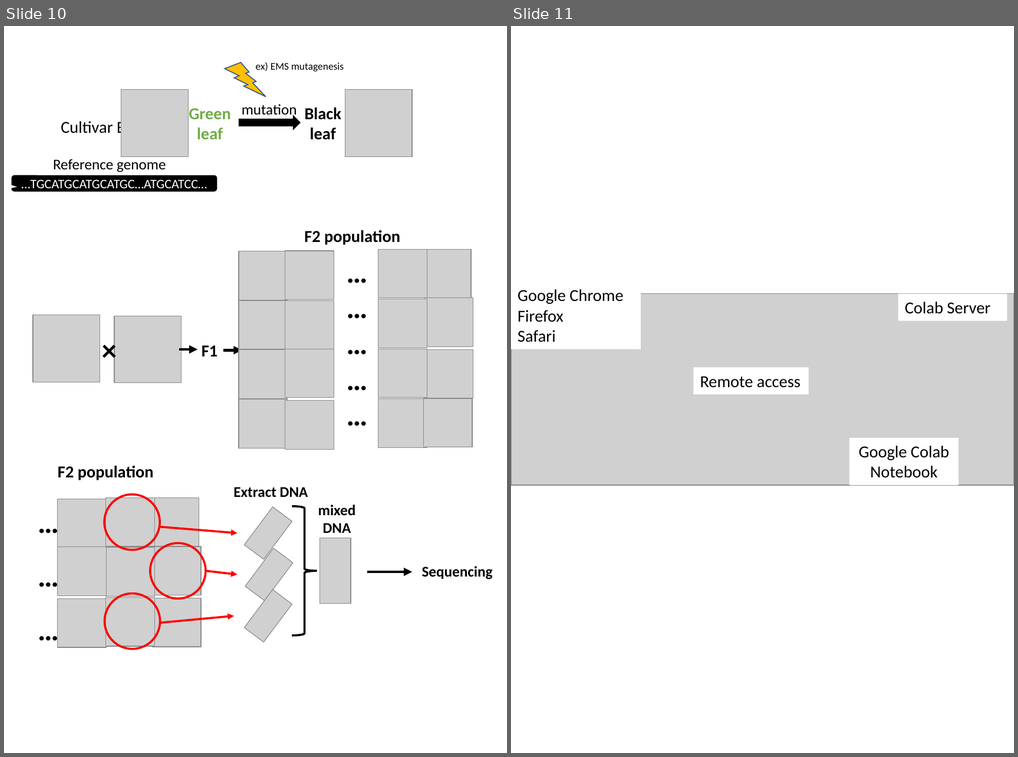
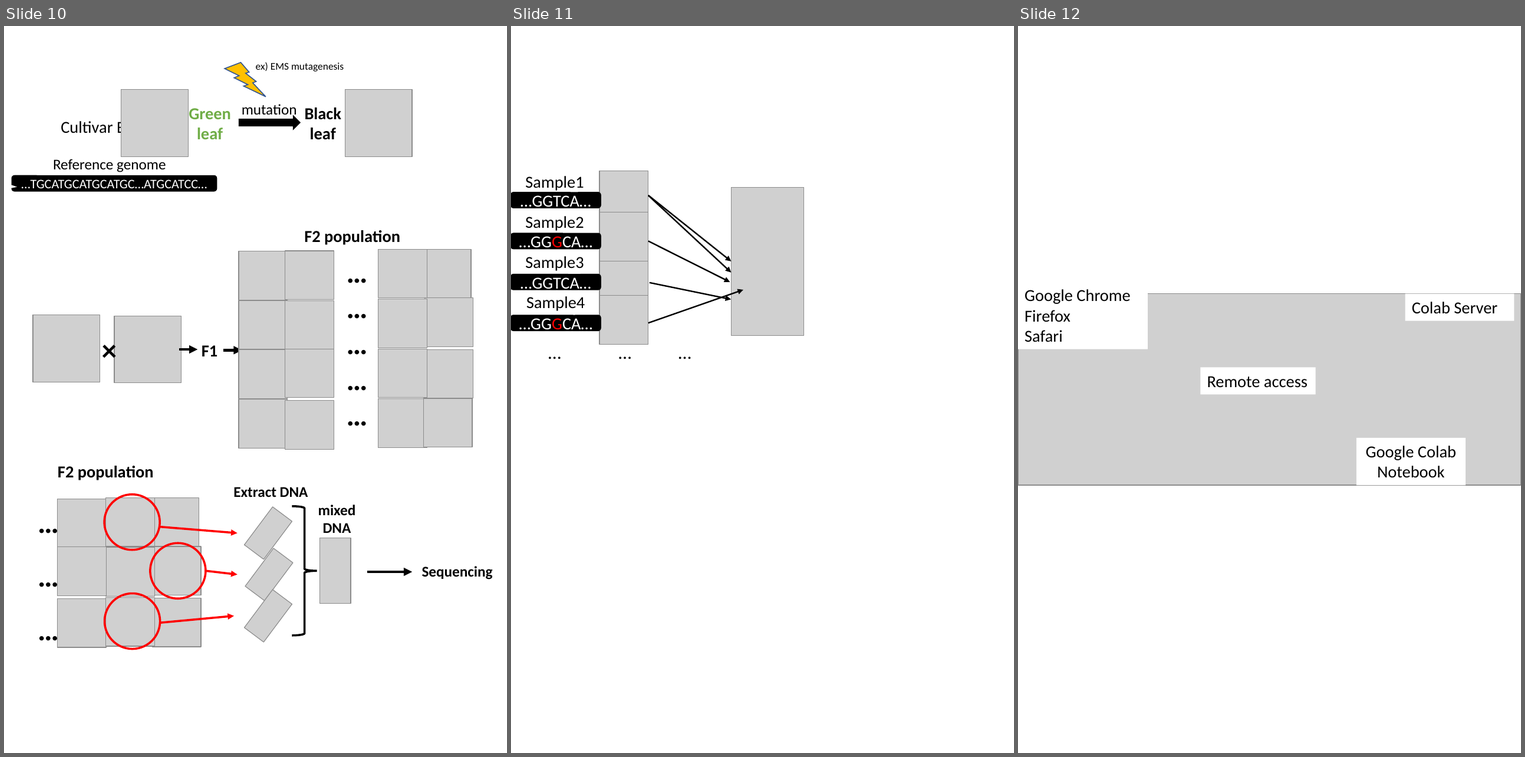
Before and after one commit to slt666666/FAO_lecture, a slide deck: FAO_2024/mutmapqtlseq.pptx. Shown side by side, each under a label of ours: slides 10 and 11 before the commit, slides 10, 11 and 12 after it. The pictures are 1018x757 and 1525x757 pixels, drawn with LibreOffice and Linux fonts; fonts in the diff are those of the drawing; grey boxes stand for pictures. Boxes give left, top, right and bottom in pixels: in the first picture for what was removed or moved away, otherwise in the second. Text is boxed around its words. In the diff, an @@ line names an element or a change of style, - is before the commit and + after.

```diff
--- a/FAO_2024/mutmapqtlseq.pptx
+++ b/FAO_2024/mutmapqtlseq.pptx
@@ slide 11 added at box(511, 26, 1014, 753), background #FFFFFF @@
@@ text added at box(525, 176, 584, 192), 18 pt, text #000000 @@
+Sample1
@@ picture added at box(599, 171, 648, 220) @@
@@ rounded speech box added at box(511, 192, 601, 208), fill #000000, outline #000000 1 pt, 18 pt, text #FFFFFF @@
+…GGTCA…
@@ arrow added from (648, 195) to (731, 261), #000000 1.5 pt @@
@@ arrow added from (648, 196) to (731, 272), #000000 1.5 pt @@
@@ picture added at box(731, 187, 804, 335) @@
@@ text added at box(525, 216, 584, 231), 18 pt, text #000000 @@
+Sample2
@@ picture added at box(599, 212, 648, 261) @@
@@ rounded speech box added at box(511, 233, 601, 249), fill #000000, outline #000000 1 pt, 18 pt, text #FFFFFF @@
+…GGGCA…
@@ picture added at box(599, 254, 648, 303) @@
@@ arrow added from (648, 241) to (730, 282), #000000 1.5 pt @@
@@ text added at box(525, 256, 584, 271), 18 pt, text #000000 @@
+Sample3
@@ rounded speech box added at box(511, 274, 601, 290), fill #000000, outline #000000 1 pt, 18 pt, text #FFFFFF @@
+…GGTCA…
@@ arrow added from (648, 323) to (743, 290), #000000 1.5 pt @@
@@ arrow added from (650, 282) to (731, 299), #000000 1.5 pt @@
@@ text added at box(526, 296, 585, 311), 18 pt, text #000000 @@
+Sample4
@@ picture added at box(599, 296, 648, 345) @@
@@ rounded speech box added at box(511, 315, 601, 330), fill #000000, outline #000000 1 pt, 18 pt, text #FFFFFF @@
+…GGGCA…
@@ text added at box(530, 337, 579, 366), 20 pt, text #000000 @@
+…
@@ text added at box(601, 337, 650, 366), 20 pt, text #000000 @@
+…
@@ text added at box(661, 337, 710, 366), 20 pt, text #000000 @@
+…
@@ what was slide 11 is now slide 12 @@
```
Also in this commit, not shown: 1 other file.
